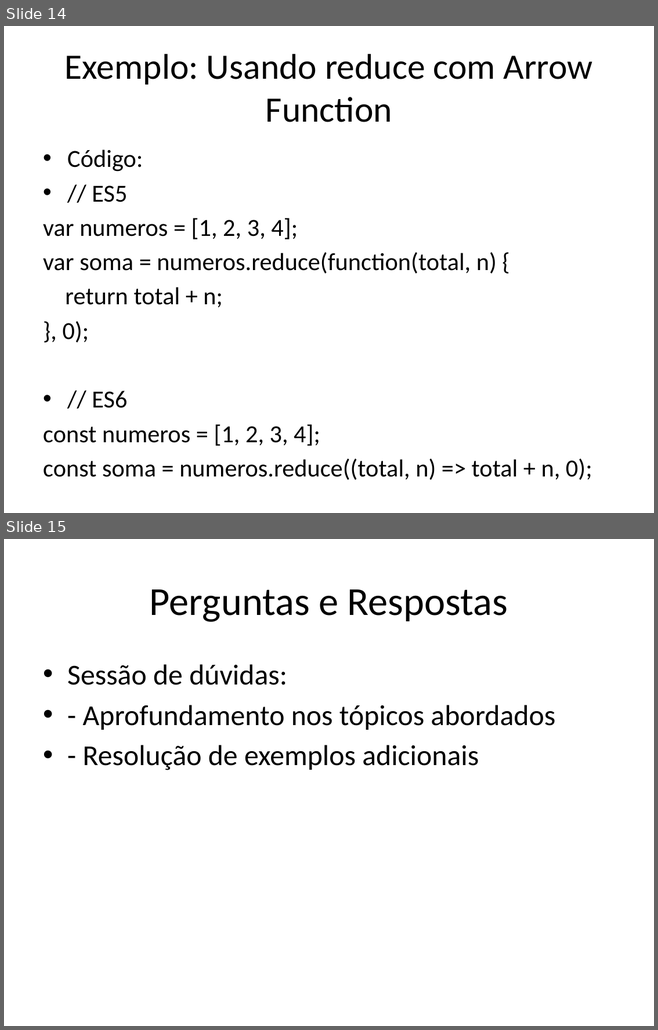
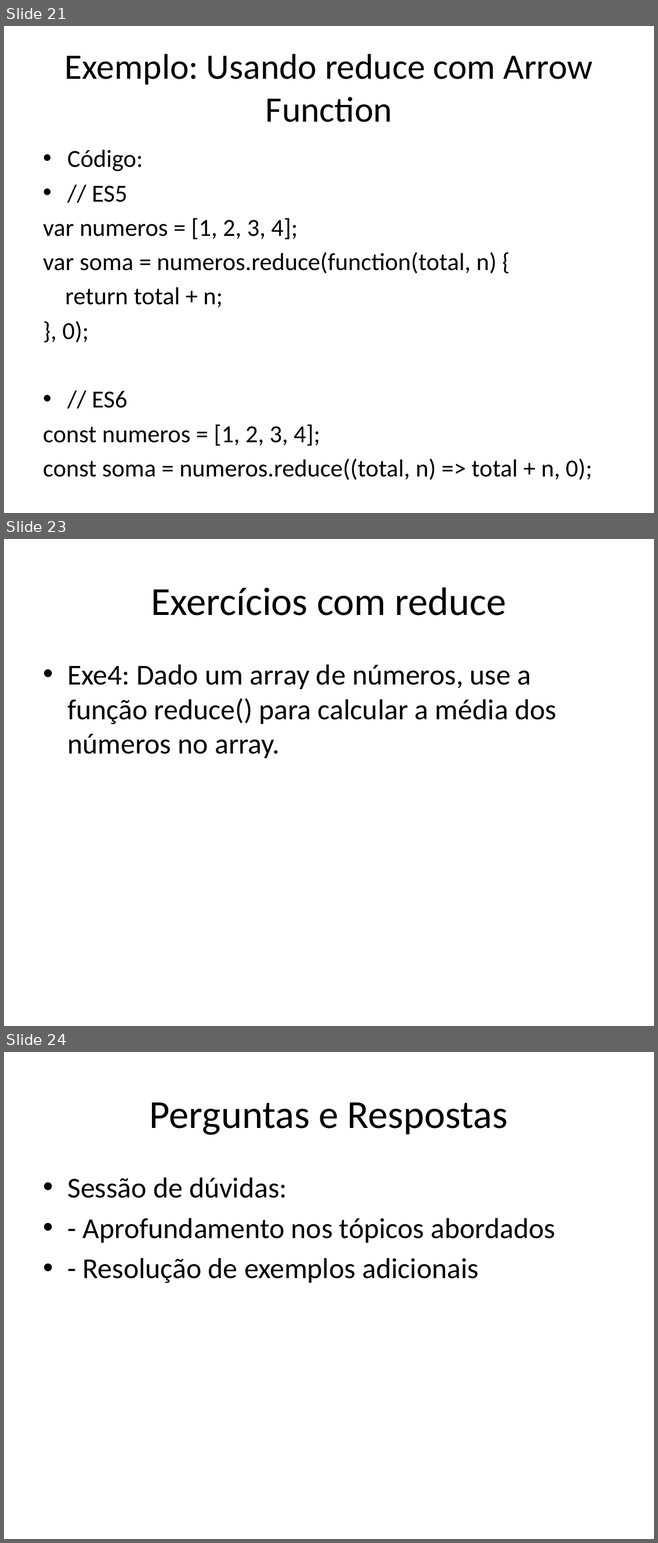
Before and after one commit to dfpires/progcomp2-2024b, a slide deck: ES5e6.pptx. Shown one above the other, each under a label of ours: slides 14 and 15 before the commit, slides 21, 23 and 24 after it; the slides between them are not shown. The pictures are 658x1030 and 658x1543 pixels, drawn with LibreOffice and Linux fonts; fonts in the diff are those of the drawing. Boxes give left, top, right and bottom in pixels: in the first picture for what was removed or moved away, otherwise in the second. Text is boxed around its words. In the diff, an @@ line names an element or a change of style, - is before the commit and + after.

```diff
--- a/ES5e6.pptx
+++ b/ES5e6.pptx
@@ slide 23 added at box(4, 539, 654, 1026), background #FFFFFF @@
@@ title added at box(151, 587, 506, 616), 44 pt, text #000000 @@
+Exercícios com reduce
@@ text added at box(67, 664, 556, 758), 32 pt, text #000000 @@
+• Exe4: Dado um array de números, use a função reduce() para calcular a média dos números no array.
@@ what was slide 14 is now slide 21 @@
@@ what was slide 15 is now slide 24 @@
```
Also in this commit, not shown: 2 slides changed, 8 other slides added.
